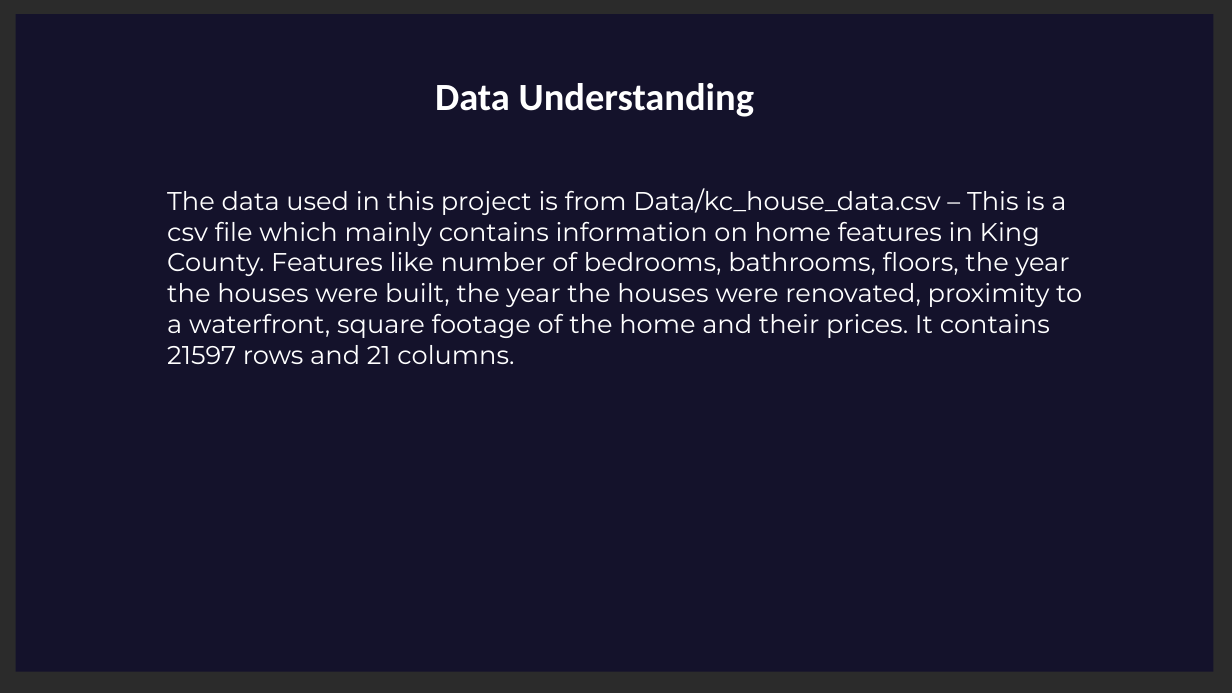
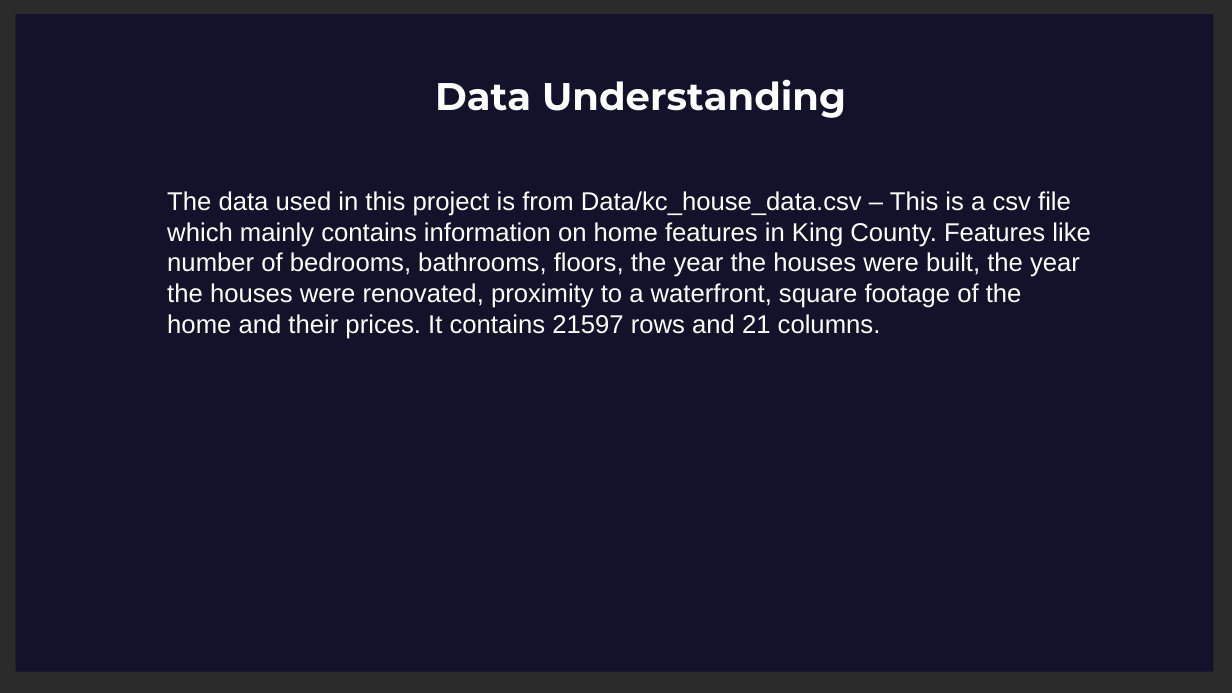
Before and after one commit to Leila-Nyambura/king-county-house-price-prediction-LRM, a slide deck: slide 7 of Northwestern-County-Homes-Regression-Modelling-Project-Presentation.pptx. Drawn at 1232x693 pixels with LibreOffice and Linux fonts; fonts in the diff are those of the drawing; background and template pictures are left out; a plain dark background stands for a picture behind light text. Boxes give left, top, right and bottom in pixels: in the first picture for what was removed or moved away, otherwise in the second. Text is boxed around its words. In the diff, an @@ line names an element or a change of style, - is before the commit and + after.

```diff
--- a/Northwestern-County-Homes-Regression-Modelling-Project-Presentation.pptx
+++ b/Northwestern-County-Homes-Regression-Modelling-Project-Presentation.pptx
@@ text "Data Understanding" at box(435, 79, 846, 118): font Calibri to Montserrat @@
@@ text "The data used in this ..." at box(167, 191, 1091, 339): font Montserrat to Arial @@
```
Also in this commit, not shown: 23 other slides changed, 3 slides removed, 1 other file.
